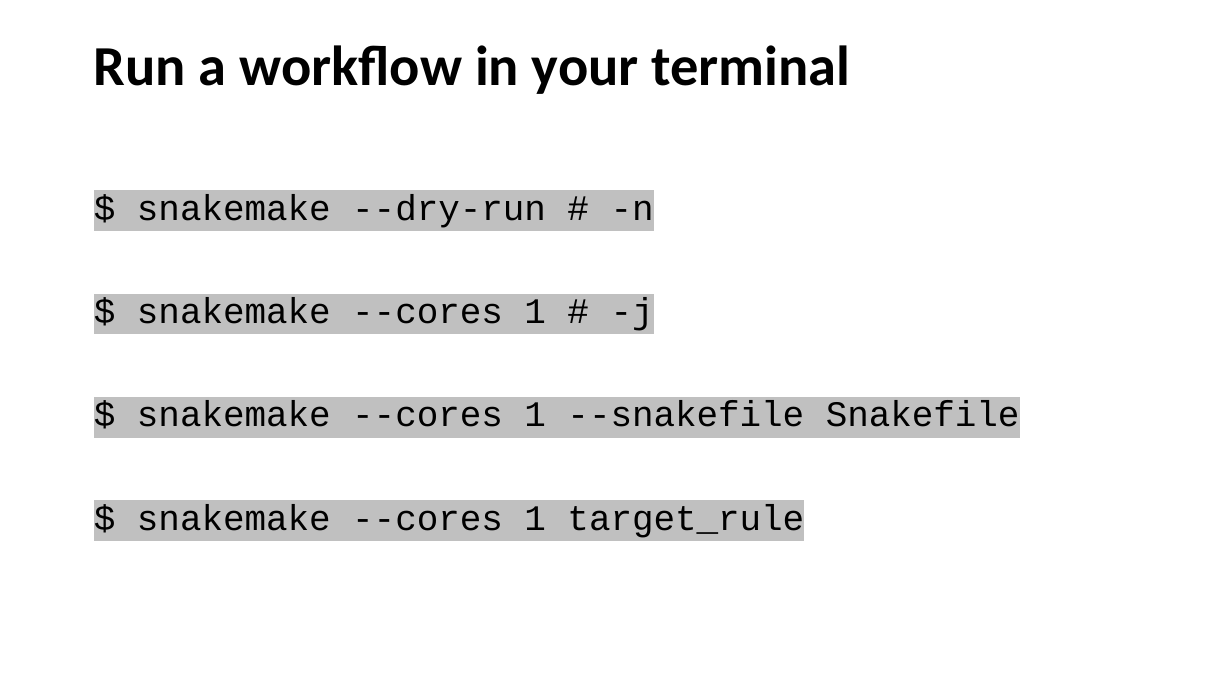
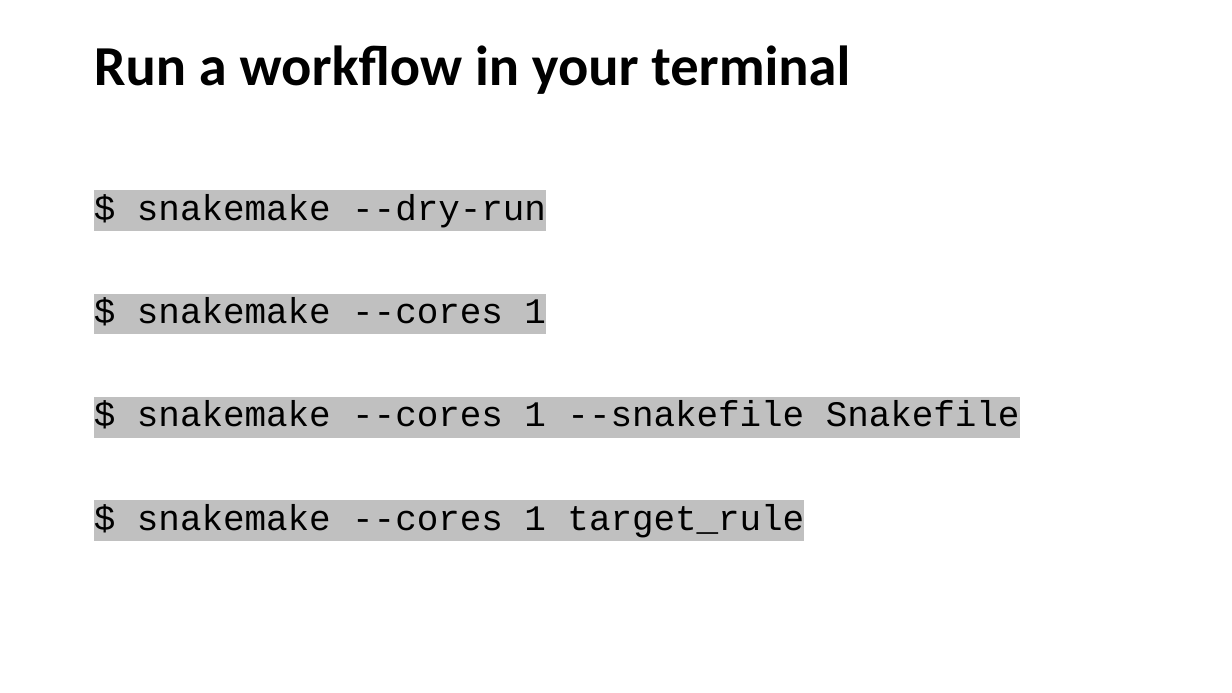
Before and after one commit to sraorao/snakemake_GMS_MT2023, a slide deck: slide 7 of session1/snakemake.pptx. Drawn at 1232x693 pixels with LibreOffice and Linux fonts; fonts in the diff are those of the drawing. Boxes give left, top, right and bottom in pixels: in the first picture for what was removed or moved away, otherwise in the second. Text is boxed around its words. In the diff, an @@ line names an element or a change of style, - is before the commit and + after.

```diff
--- a/session1/snakemake.pptx
+++ b/session1/snakemake.pptx
@@ text at (137, 194, 546, 324): text changed @@
-$ snakemake --dry-run # -n
-$ snakemake --cores 1 # -j
+$ snakemake --dry-run
+$ snakemake --cores 1
```
Also in this commit, not shown: 3 other slides changed, 1 slide removed, 9 other files.
